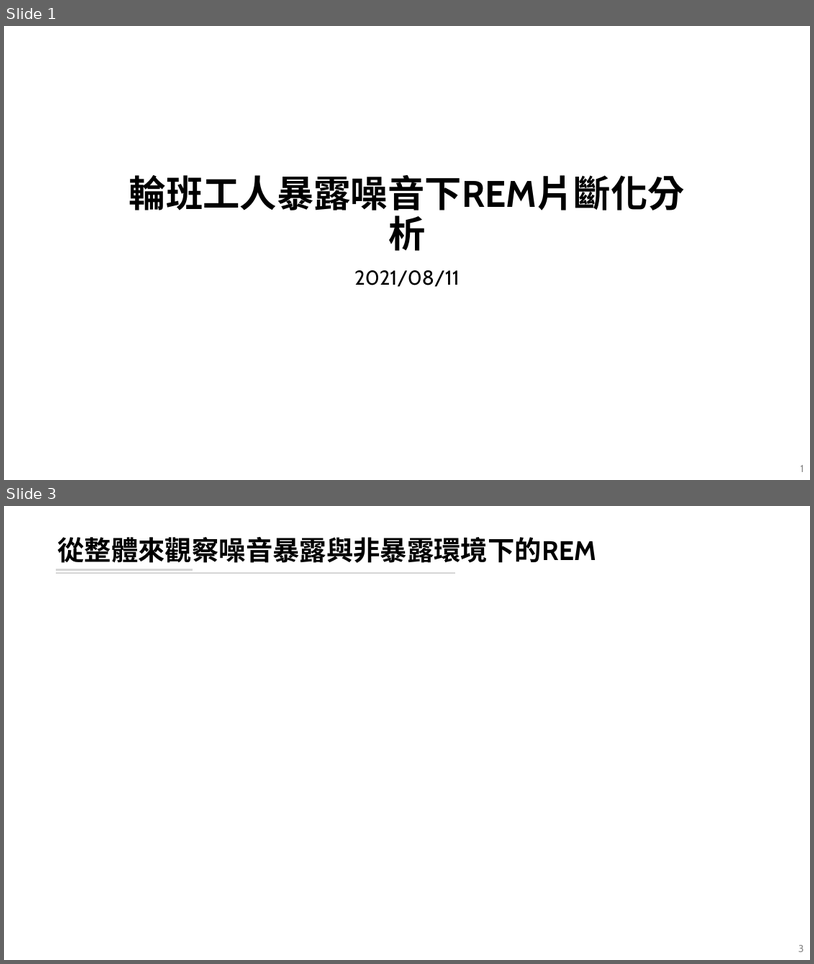
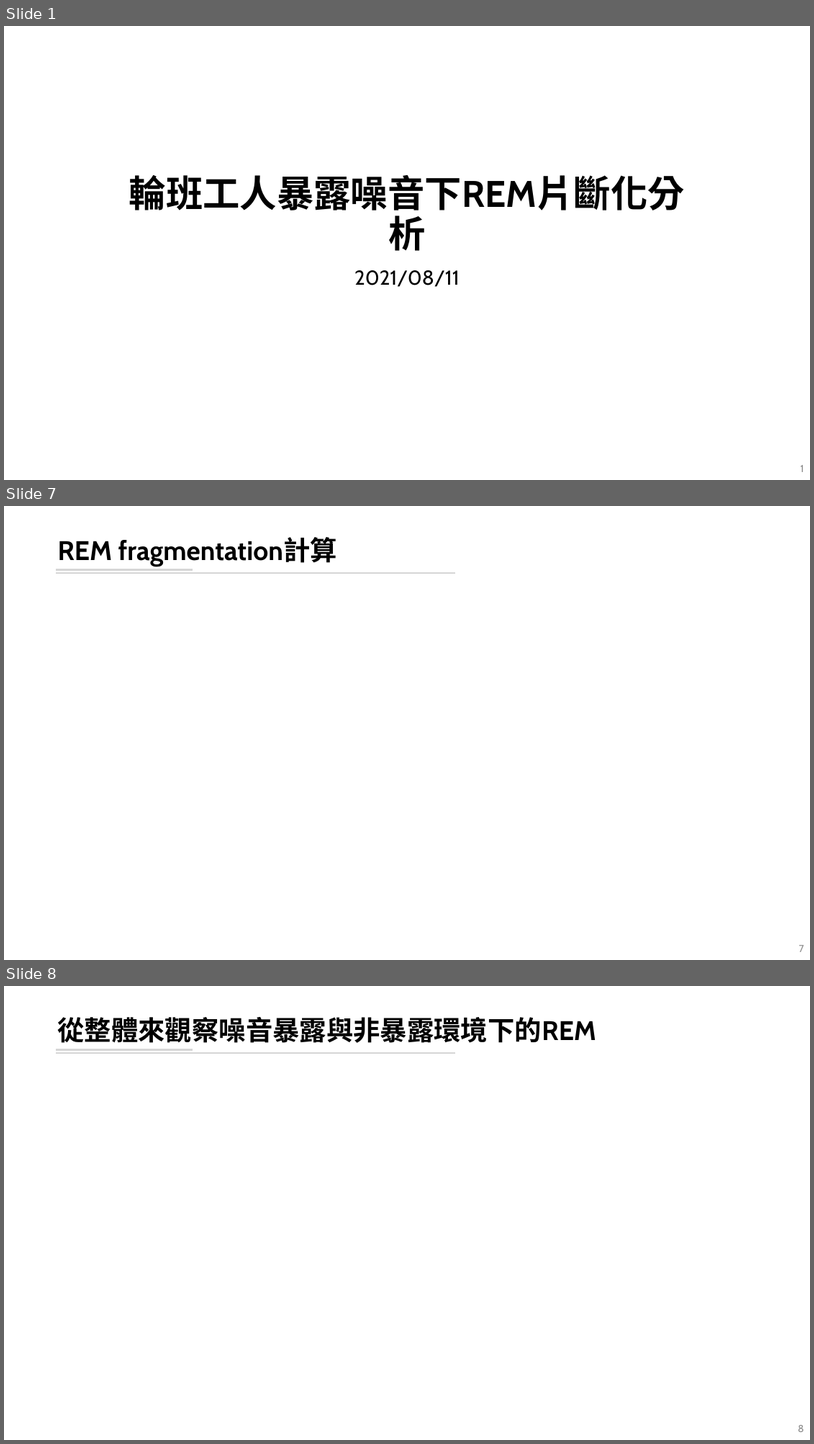
Before and after one commit to leooel97895750/REM_DataMining, a slide deck: 輪班工人暴露噪音下REM片斷化分析.pptx. Shown one above the other, each under a label of ours: slides 1 and 3 before the commit, slides 1, 7 and 8 after it; the slides between them are not shown. The pictures are 814x964 and 814x1444 pixels, drawn with LibreOffice and Linux fonts; fonts in the diff are those of the drawing; background and template pictures are left out. Boxes give left, top, right and bottom in pixels: in the first picture for what was removed or moved away, otherwise in the second. Text is boxed around its words. In the diff, an @@ line names an element or a change of style, - is before the commit and + after.

```diff
--- a/輪班工人暴露噪音下REM片斷化分析.pptx
+++ b/輪班工人暴露噪音下REM片斷化分析.pptx
@@ slide 7 added at box(4, 506, 810, 960), background #FFFFFF; not listed: 2 template elements that a slide beside it also shows @@
@@ title added at box(58, 537, 337, 566), 32 pt, text #000000, bold @@
+REM fragmentation計算
@@ page number added at box(800, 944, 805, 952), 12 pt, text #8C8C8C @@
+7
@@ what was slide 3 is now slide 8 @@
@@ page number at box(798, 1424, 805, 1432): text changed @@
-3
+8
```
Also in this commit, not shown: 1 slide changed, 4 other slides added, 4 other files.
